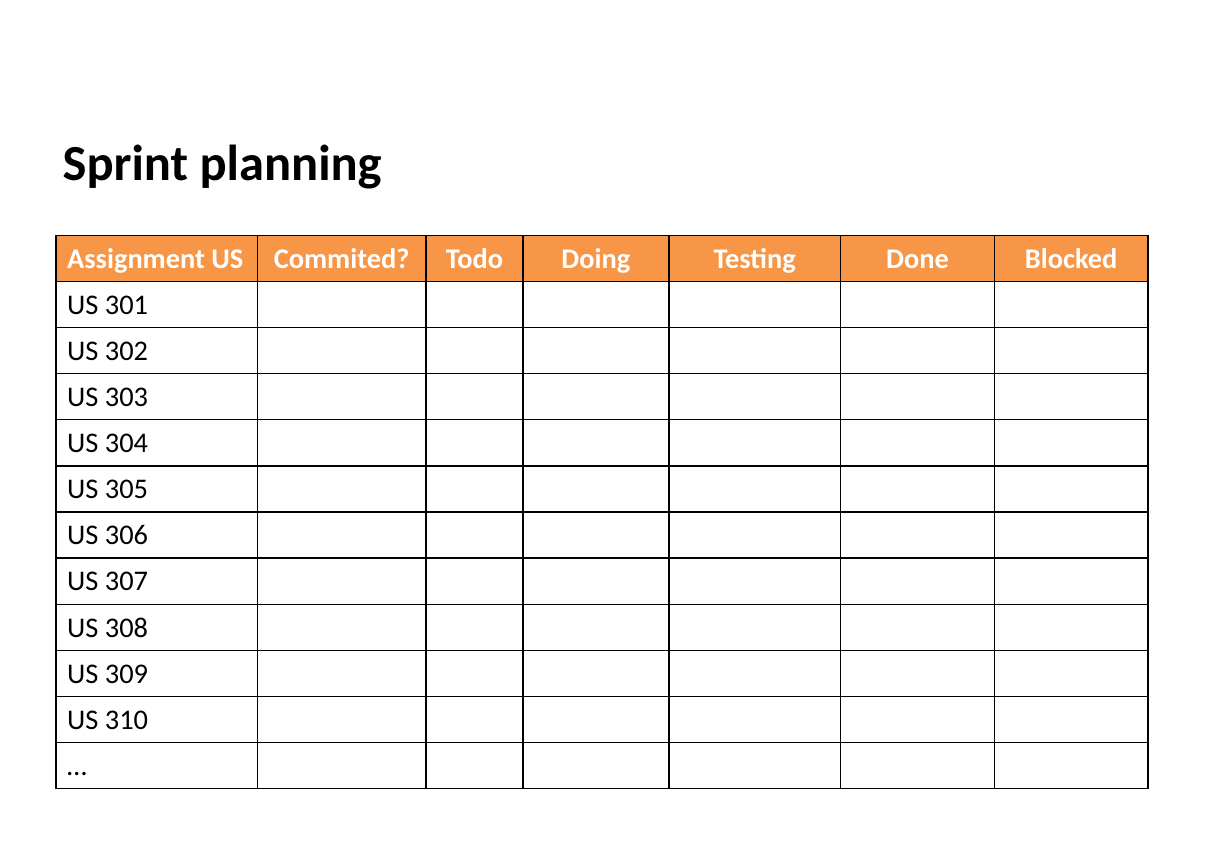
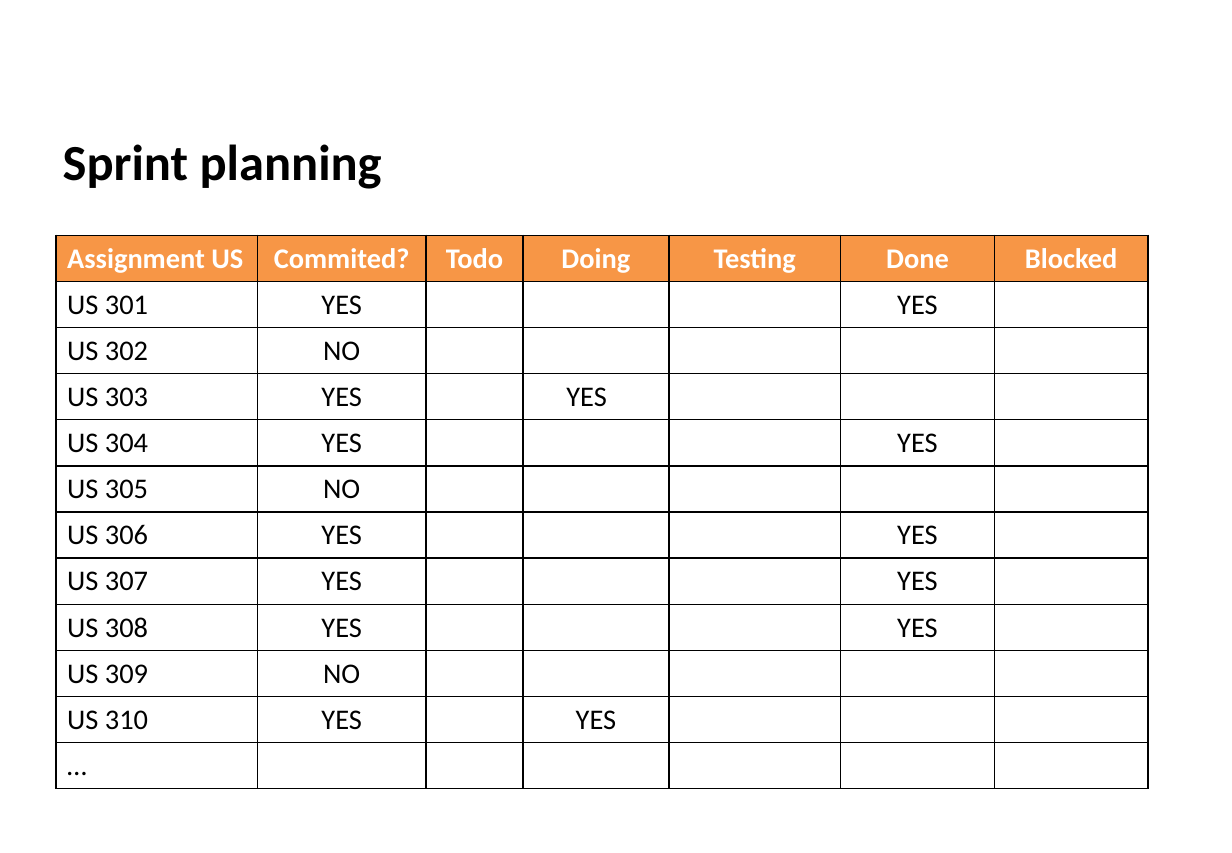
Before and after one commit to Diogosadias/LEI_PI_SEM3, a slide deck: slide 3 of docs/Sprint3/LAPR3 - Sprint 3 Status Report.pptx. Drawn at 1232x853 pixels with LibreOffice and Linux fonts; fonts in the diff are those of the drawing; background and template pictures are left out. Boxes give left, top, right and bottom in pixels: in the first picture for what was removed or moved away, otherwise in the second. Text is boxed around its words. In the diff, an @@ line names an element or a change of style, - is before the commit and + after.

```diff
--- a/docs/Sprint3/LAPR3 - Sprint 3 Status Report.pptx
+++ b/docs/Sprint3/LAPR3 - Sprint 3 Status Report.pptx
@@ table at <box>56,235,1147,782</box> @@
-row 2, column 2: 
+row 2, column 2: YES
-row 2, column 6: 
+row 2, column 6: YES
-row 3, column 2: 
+row 3, column 2: NO
-row 4, column 2: 
+row 4, column 2: YES
-row 4, column 4: 
+row 4, column 4: YES
-row 5, column 2: 
+row 5, column 2: YES
-row 5, column 6: 
+row 5, column 6: YES
-row 6, column 2: 
+row 6, column 2: NO
-row 7, column 2: 
+row 7, column 2: YES
-row 7, column 6: 
+row 7, column 6: YES
-row 8, column 2: 
+row 8, column 2: YES
-row 8, column 6: 
+row 8, column 6: YES
-row 9, column 2: 
+row 9, column 2: YES
-row 9, column 6: 
+row 9, column 6: YES
-row 10, column 2: 
+row 10, column 2: NO
-row 11, column 2: 
+row 11, column 2: YES
-row 11, column 4: 
+row 11, column 4: YES
```
Also in this commit, not shown: 8 other slides changed.
